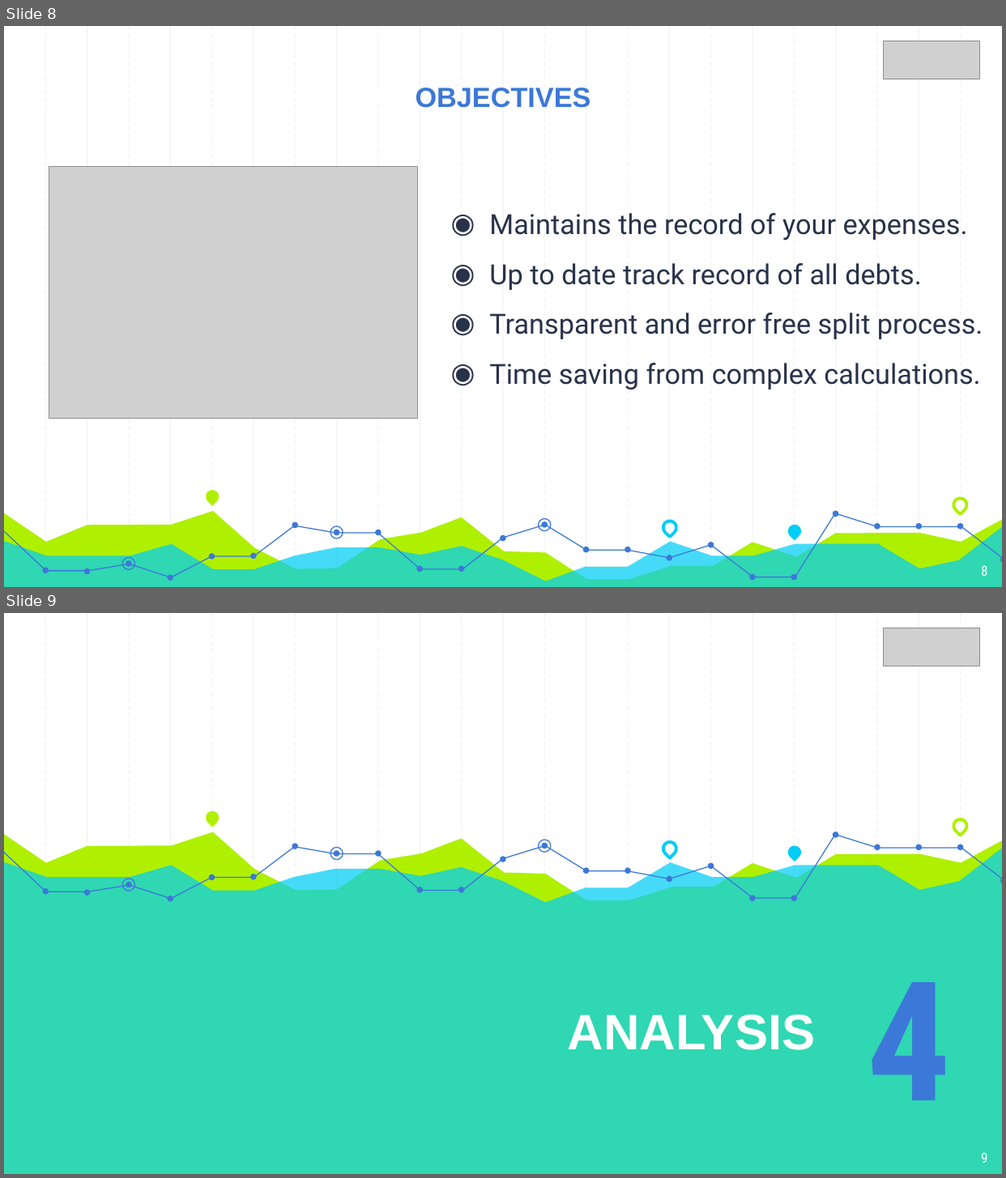
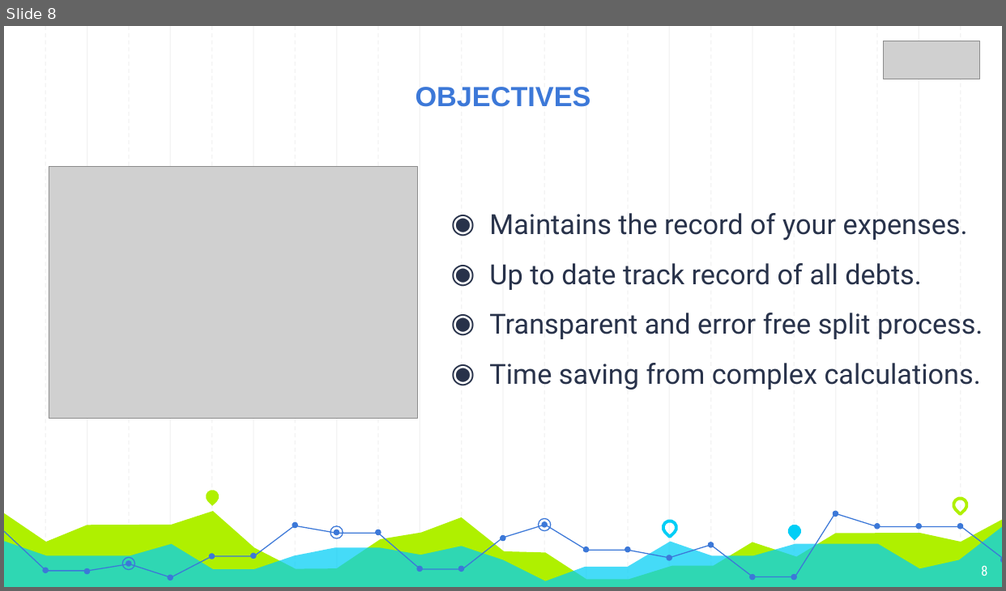
Before and after one commit to Parth971/ET, a slide deck: fianl ppt.pptx. Shown one above the other, each under a label of ours: slides 8 and 9 before the commit, slide 8 after it. The pictures are 1006x1178 and 1006x591 pixels, drawn with LibreOffice and Linux fonts; fonts in the diff are those of the drawing; grey boxes stand for pictures. Boxes give left, top, right and bottom in pixels: in the first picture for what was removed or moved away, otherwise in the second. Text is boxed around its words. In the diff, an @@ line names an element or a change of style, - is before the commit and + after.

```diff
--- a/fianl ppt.pptx
+++ b/fianl ppt.pptx
@@ slide 9 removed at (4, 613, 1002, 1174), background #FFFFFF; not listed: 23 template elements that a slide beside it also shows @@
@@ picture removed at (883, 628, 980, 666) @@
@@ teardrop removed at (203, 809, 221, 828) @@
@@ teardrop removed at (950, 817, 969, 835) @@
@@ freeform shape removed at (4, 833, 1002, 1174) @@
@@ freeform shape removed at (4, 846, 1002, 1174) @@
@@ freeform shape removed at (4, 846, 462, 898) @@
@@ ellipse removed at (330, 848, 343, 859) @@
@@ freeform shape removed at (462, 833, 835, 897) @@
@@ ellipse removed at (538, 840, 550, 851) @@
@@ teardrop removed at (660, 840, 678, 858) @@
@@ teardrop removed at (785, 843, 803, 861) @@
@@ freeform shape removed at (836, 835, 1002, 879) @@
@@ ellipse removed at (123, 879, 134, 890) @@
@@ group removed at (43, 832, 1002, 901): 24 ellipses @@
@@ text removed at (867, 982, 952, 1101) @@
-4
@@ text removed at (568, 1015, 816, 1050) @@
-ANALYSIS
@@ page number removed at (981, 1152, 987, 1163) @@
-9
@@ slide 8 changed as well @@
@@ freeform shape at (4, 526, 462, 578): outline redrawn @@
```
Also in this commit, not shown: 14 other slides changed, 2 slides added, 17 other slides removed, 1 other file.
